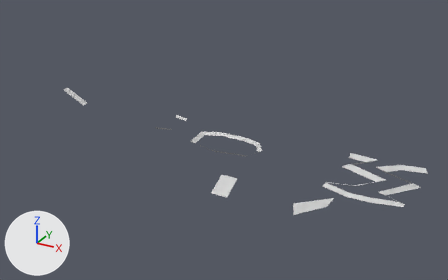
The OBJ model models/ramps.obj, before and after one commit.
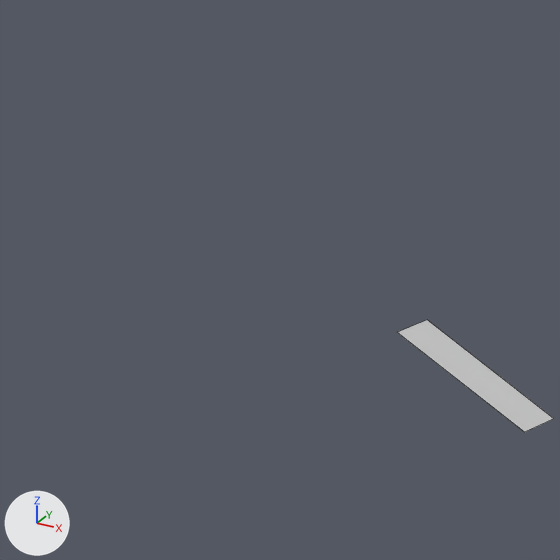
Old and new are each drawn whole from a camera (50 mm lens) standing at (96.1, -118.8, 69.1) and looking at (25.4, 9.7, 4.8) and again close up on the part from 0% to 20% of the width and 13% to 45% of the height. The lights are fixed; the arrows at lower left show +X, +Y and +Z. The close-ups show mesh edges as thin lines. Where no turn or scale is listed for an object, it has been applied to the vertices.

Script lines for the objects in view, before the commit:
```python
me_ramps_plane_002 = bpy.data.meshes.new('Ramps_Plane.002')
me_ramps_plane_002.from_pydata(...)  # 68 vertices, 29 faces; spans x -30.6..75.4, y -10.0..19.4, z 0.3..8.5
me_ramps_plane_002.materials.append(mat_material_001)  # light grey #d1d1d1
ob_ramps_plane_002 = bpy.data.objects.new('Ramps_Plane.002', me_ramps_plane_002)
ob_ramps_plane_002.location = (0.0, 0.0, 0.0)
```
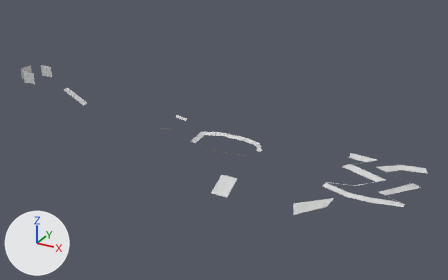
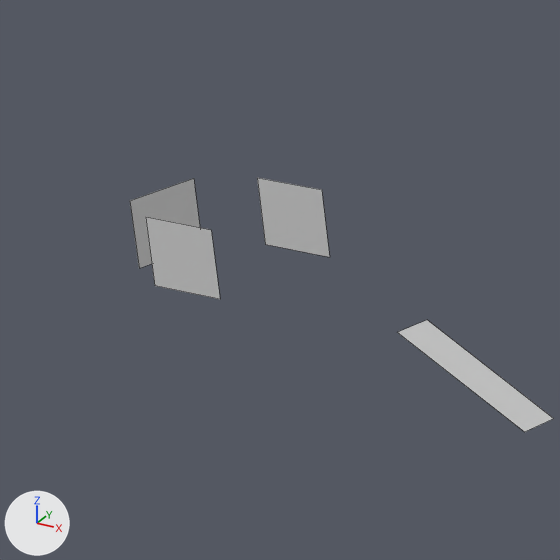
What differs and where, as boxes [x1, y1, x2, y2] in the close-ups (560 x 560 px):
```json
{"object": "Ramps_Plane.002", "change": "reshaped", "before": [398, 320, 554, 432], "after": [130, 178, 554, 432]}
{"part": 1, "of": "me_ramps_plane_002", "change": "added", "after": [130, 178, 330, 299]}
```

Scene script edits in JSON lines:
```json
{"block": "me_ramps_plane_002", "where": "me_ramps_plane_002.from_pydata(...)  # 68 vertices, 29 faces; spans x -30.6..75.4, y -10.0..19.4, z 0.3..8.5"}
{"block": "me_ramps_plane_002", "where": "# used by ob_ramps_plane_002; location = (0.0, 0.0, 0.0)"}
{"block": "me_ramps_plane_002", "where": "# verts and faces of me_ramps_plane_002; kept vertices keep their numbers, new ones are numbered from 68"}
{"block": "me_ramps_plane_002", "change": "me_ramps_plane_002 part 1"}
{"op": "add", "block": "me_ramps_plane_002", "code": "verts[68] = (-43.3, 16.8, 9.5)  # pixel (265, 244)"}
{"op": "add", "block": "me_ramps_plane_002", "code": "verts[69] = (-39.1, 16.8, 9.5)  # pixel (329, 257)"}
{"op": "add", "block": "me_ramps_plane_002", "code": "verts[70] = (-46.0, 11.0, 9.5)  # pixel (139, 268)"}
{"op": "add", "block": "me_ramps_plane_002", "code": "verts[71] = (-46.0, 15.2, 9.5)"}
{"op": "add", "block": "me_ramps_plane_002", "code": "verts[72] = (-39.1, 9.4, 9.5)  # pixel (220, 299)"}
{"op": "add", "block": "me_ramps_plane_002", "code": "verts[73] = (-43.3, 9.4, 9.5)  # pixel (154, 285)"}
{"op": "add", "block": "me_ramps_plane_002", "code": "for new, old in zip([*range(74, 80)], [*range(68, 74)]): verts[new] = verts[old] + (0.0, 0.0, 3.5)"}
{"op": "add", "block": "me_ramps_plane_002", "code": "faces += [(72, 73, 79, 78), (70, 71, 77, 76), (68, 69, 75, 74)]"}
```
